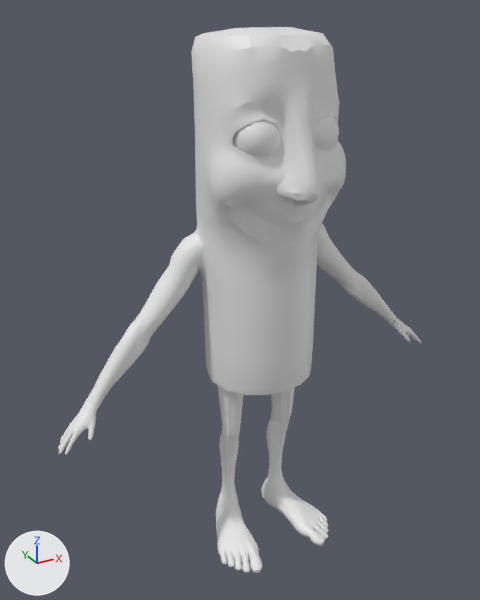
The glTF model assets/models/thug/tung.glb, before and after one commit.
Camera for both pictures: a camera (50 mm lens) standing at (-0.0337, -0.0577, 0.0586) and looking at (-0.0022, -0.0004, 0.03). Every picture has the same lights, and +X, +Y and +Z are marked at lower left. The picture after the commit comes second. Where no turn or scale is listed for an object, it has been applied to the vertices. Vertices at exactly the same position are counted once.

Objects in the first picture: 'Tung_tung_tung_sahur', 'Tung_tung_tung_sahur1', 'Tung_tung_tung_sahur2'.
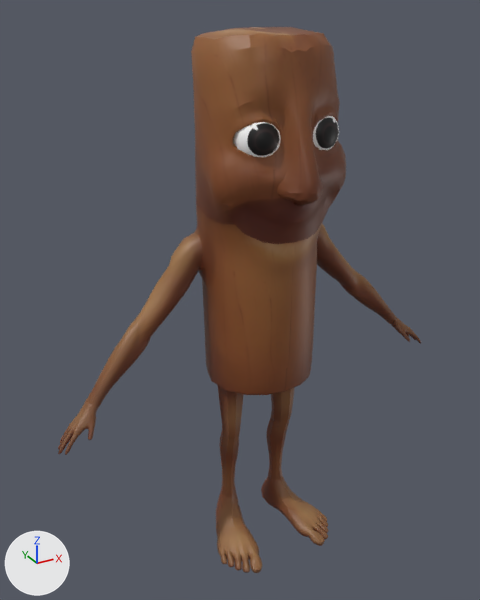
Commit message: update model tung

Changed parts and their boxes (x1, y1, x2, y2) in the pictures (480 x 600 px):
'Tung_tung_tung_sahur', recoloured, surface changed (white to brown): (191, 27, 346, 244) in both
'Tung_tung_tung_sahur2', recoloured (white to brown): (132, 203, 322, 573) in both
'Tung_tung_tung_sahur1', recoloured: (58, 224, 421, 546) in both

The change, as a diff of the scene's bpy script:
```diff
--- a/assets/models/thug/tung.glb.py
+++ b/assets/models/thug/tung.glb.py
@@ img_picsart_09_29_10_58_13 @@
+img_picsart_09_29_10_58_13 = load_image('PicsArt_09-29-10.58.13', '_unpacked/PicsArt_09-29-10.58.13', 1024, 1024, 'sRGB')
@@ mat_material_006 @@
+mat_material_006 = principled_material('Material.006')
+mat_material_006.texture = img_picsart_09_29_10_58_13
@@ mat_material_005 @@
+mat_material_005 = principled_material('Material.005')
+mat_material_005.texture = img_picsart_09_29_10_58_13
@@ mat_material_004 @@
+mat_material_004 = principled_material('Material.004')
+mat_material_004.texture = img_picsart_09_29_10_58_13
@@ me_tung_tung_tung_sahurmesh @@
 me_tung_tung_tung_sahurmesh.from_pydata(...)  # 673 vertices, 1263 faces; spans x -0.0073..0.0073, y -0.0103..0.0051, z 0.038..0.057
 # used by ob_tung_tung_tung_sahur; location = (0.0, 0.0, 0.0)
+# me_tung_tung_tung_sahurmesh part 1: texture (UV) coordinates of 1071 of 1263 faces, centred in x -0.0073..0.0073, y -0.0102..0.005, z 0.0384..0.0568, changed; they spanned u 0.04..0.66, v 0.63..0.98 and now span u 0.08..0.7, v 0.35..0.7
+me_tung_tung_tung_sahurmesh.materials.append(mat_material_004)  # picture img_picsart_09_29_10_58_13
@@ me_tung_tung_tung_sahur1mesh @@
 me_tung_tung_tung_sahur1mesh.from_pydata(...)  # 5102 vertices, 10024 faces; spans x -0.0233..0.0238, y -0.0089..0.0025, z -0.0003..0.0377
+me_tung_tung_tung_sahur1mesh.materials.append(mat_material_005)  # picture img_picsart_09_29_10_58_13
@@ me_tung_tung_tung_sahur2mesh @@
 me_tung_tung_tung_sahur2mesh.from_pydata(...)  # 2099 vertices, 4074 faces; spans x -0.014..0.0074, y -0.0089..0.0051, z -0.0003..0.0417
+me_tung_tung_tung_sahur2mesh.materials.append(mat_material_006)  # picture img_picsart_09_29_10_58_13
```
